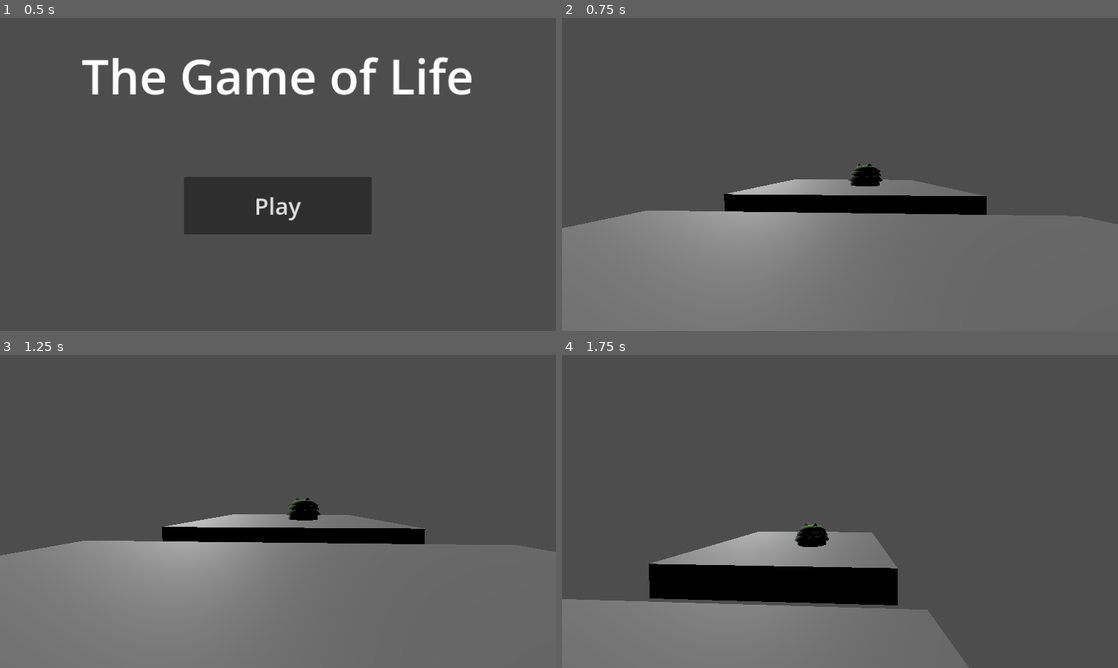
Above: before the commit, frames 1-4 (two rows, left to right).
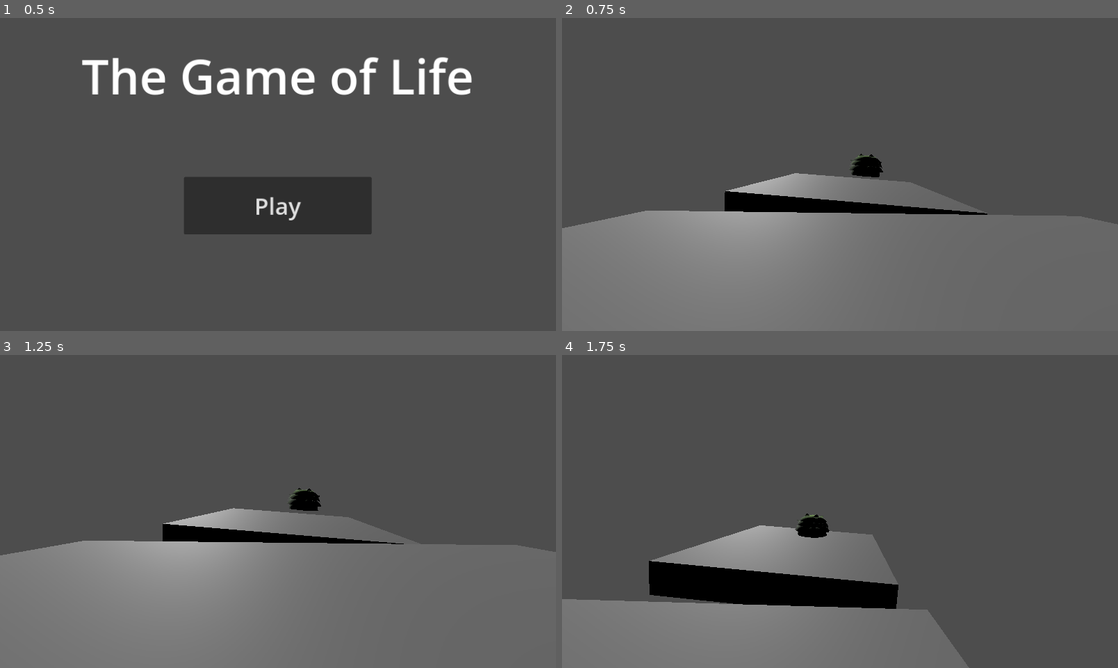
Above: after the commit, the same moments.

Repository: OliverLazar/game-of-life
Game: Godot game, scene res://Scenes/Main Menu.tscn
Two runs of this game, one before a commit and one after it. Both use one fixed random seed, a clock stepped at 60 frames per second and the inputs below.
Inputs:
- Up to frame 1 (0.5 s): no input
- Up to frame 2 (0.75 s): click "Play" at 0.5 s
- Up to frame 3 (1.25 s): no input
- Up to frame 4 (1.75 s): tap Enter (ui_accept) at 1.25, 1.52 s; hold Right (ui_right) from 1.28 s (still down)

Frame 1 is identical in both runs. In frame 2, 2.0% of the frame differs, in the area x 29-77%, y 43-63%; in frame 3, 2.0%; in frame 4, 2.3%, in the area x 15-61%, y 50-82%.

Commit message:
Weird Collision Test

Diff:
--- a/Scenes/movement_test.tscn
+++ b/Scenes/movement_test.tscn
@@ -6,6 +6,8 @@
 [sub_resource type="SphereShape3D" id="SphereShape3D_t4w6x"]
 
 [sub_resource type="BoxShape3D" id="BoxShape3D_0wf0b"]
+
+[sub_resource type="BoxShape3D" id="BoxShape3D_7mmo2"]
 
 [node name="MovementTest" type="Node3D"]
 
@@ -40,7 +42,7 @@
 
 [node name="RigidBody3D2" type="RigidBody3D" parent="."]
 transform = Transform3D(1, 0, 0, 0, 1, 0, 0, 0, 1, -0.0814099, -0.167087, -9.26739)
-mass = 0.001
+mass = 10.0
 gravity_scale = 0.0
 
 [node name="CollisionShape3D" type="CollisionShape3D" parent="RigidBody3D2"]
@@ -50,5 +52,13 @@
 [node name="CSGBox3D" type="CSGBox3D" parent="RigidBody3D2"]
 transform = Transform3D(7, 0, 0, 0, 1, 0, 0, 0, 7, 0, 0, 0)
 
-[node name="stylized bush" parent="." instance=ExtResource("2_ubmpj")]
-transform = Transform3D(1, 0, 0, 0, 1, 0, 0, 0, 1, 0.506109, 0.332913, -8.9377)
+[node name="RigidBody3D3" type="RigidBody3D" parent="."]
+transform = Transform3D(1, 0, 0, 0, 1, 0, 0, 0, 1, 0.478447, 0.831044, -8.92691)
+gravity_scale = 0.0
+
+[node name="stylized bush" parent="RigidBody3D3" instance=ExtResource("2_ubmpj")]
+transform = Transform3D(1, 0, 0, 0, 1, 0, 0, 0, 1, 0.0293214, -0.327323, -0.0107212)
+
+[node name="CollisionShape3D" type="CollisionShape3D" parent="RigidBody3D3"]
+transform = Transform3D(1, 0, 0, 0, 1, 0, 0, 0, 1, 0.0293214, -0.327323, -0.0107212)
+shape = SubResource("BoxShape3D_7mmo2")
Not shown: 1 places in Scenes/movement_test.tscn that only renumber resources
